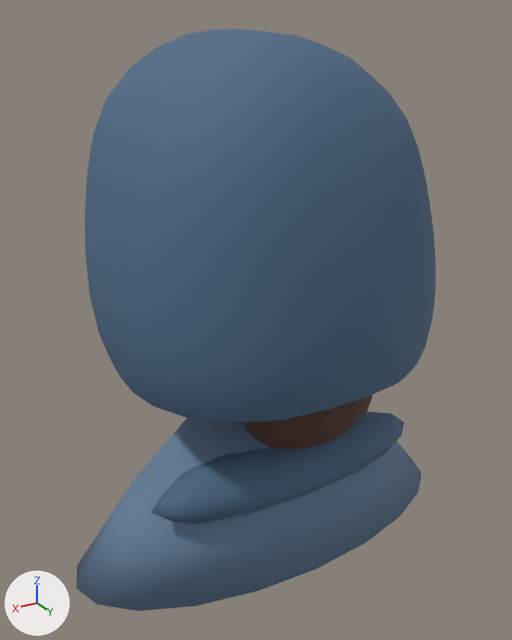
Renders of the glTF model assets/studies/traveller_painted_bun.glb from each side of a commit.
The view is the same before and after, from a camera (50 mm lens) standing at (1.66, 2.77, 3.41) and looking at (0.07, 0.13, 2.09). The lights are fixed; the arrows at lower left show +X, +Y and +Z. The older version comes first. Vertices at exactly the same position are counted once.

Names of what the first picture shows: 'HairBun.Bun', 'Hood', 'HoodSeat', 'TravellerBody'.
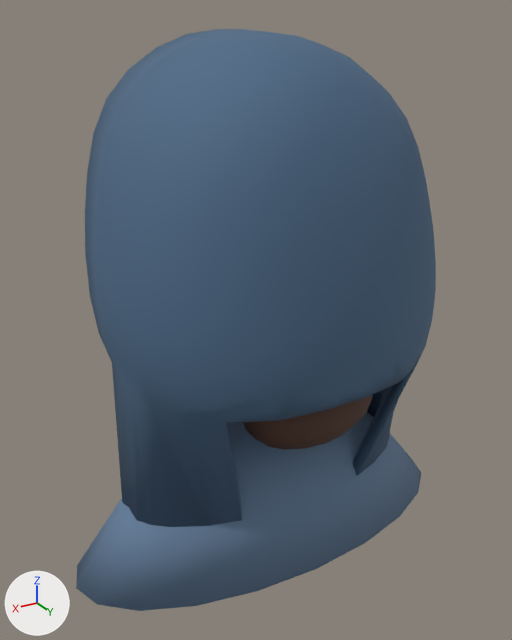
What differs and where, as boxes [x1, y1, x2, y2] in the pictures (512 x 640 px):
'Hood', reshaped (26% taller)
    before: [85, 29, 436, 423]
    after: [85, 29, 436, 527]
'HoodSeat', deleted (blue)
    before: [151, 411, 404, 524]
part 1 of me_hood, built on (blue)
    after: [112, 363, 242, 527]
part 2 of me_hood, reshaped (blue)
    after: [352, 364, 417, 476]

The change, as a diff of the scene's bpy script:
```diff
--- a/assets/studies/traveller_painted_bun.glb.py
+++ b/assets/studies/traveller_painted_bun.glb.py
@@ me_hood @@
 # used by ob_hood; location = (0.0, 0.0, 0.0)
-me_hood.from_pydata(...)  # 430 vertices, 856 faces; spans x -0.79..0.79, y -0.38..0.8, z 1.92..3.35
+me_hood.from_pydata(...)  # 458 vertices, 912 faces; spans x -0.79..0.79, y -0.38..0.8, z 1.25..3.35
+# me_hood part 1: 1 vertex moved within x 0.68, y 0.05, z 1.93; 5 vertices removed from x 0.6..0.68, y -0.11..0.47, z 1.93..1.95; 19 vertices added at x 0.31..0.77, y -0.1..0.46, z 1.25..1.94
+# me_hood part 2: 1 vertex moved within x -0.68, y 0.05, z 1.93; 5 vertices removed from x -0.68..-0.6, y -0.11..0.47, z 1.93..1.95; 19 vertices added at x -0.77..-0.31, y -0.1..0.46, z 1.25..1.94
 me_hood.materials.append(mat_travellerbody)
@@ ob_hoodseat @@
-ob_hoodseat = bpy.data.objects.new('HoodSeat', me_sphere_001)
-ob_hoodseat.location = (0.0, 0.34, 1.38)
```
